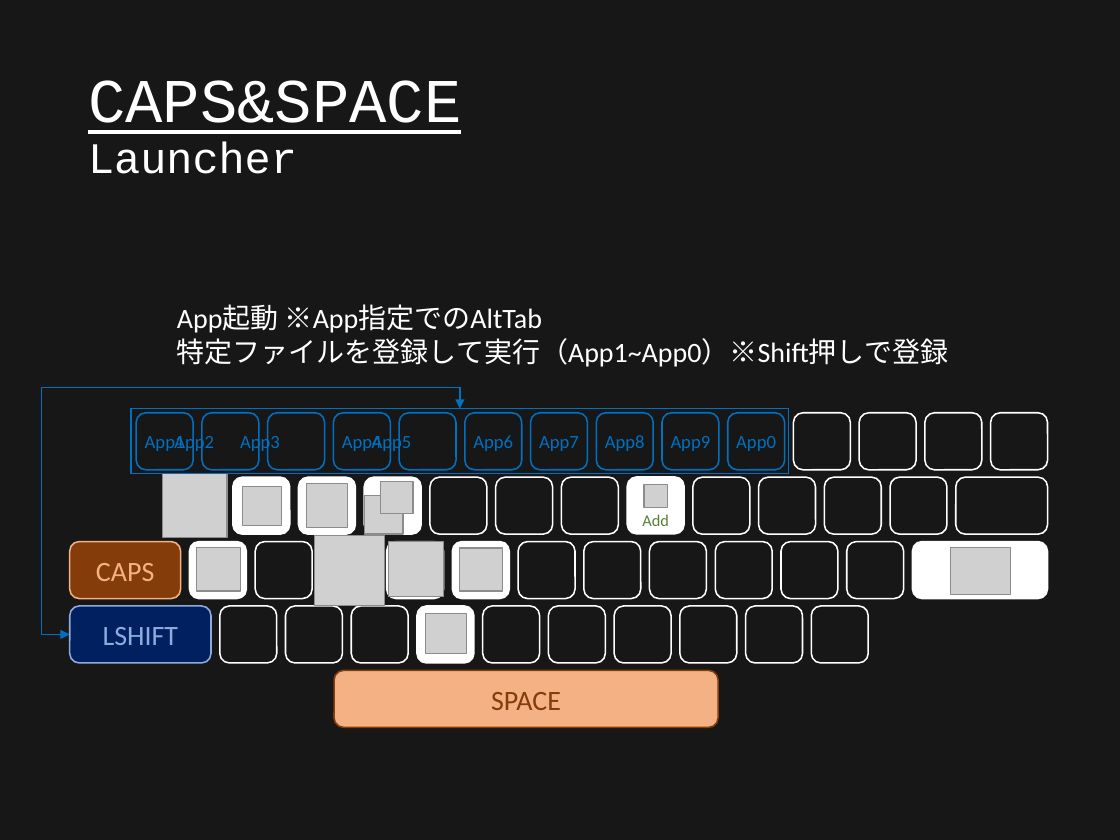
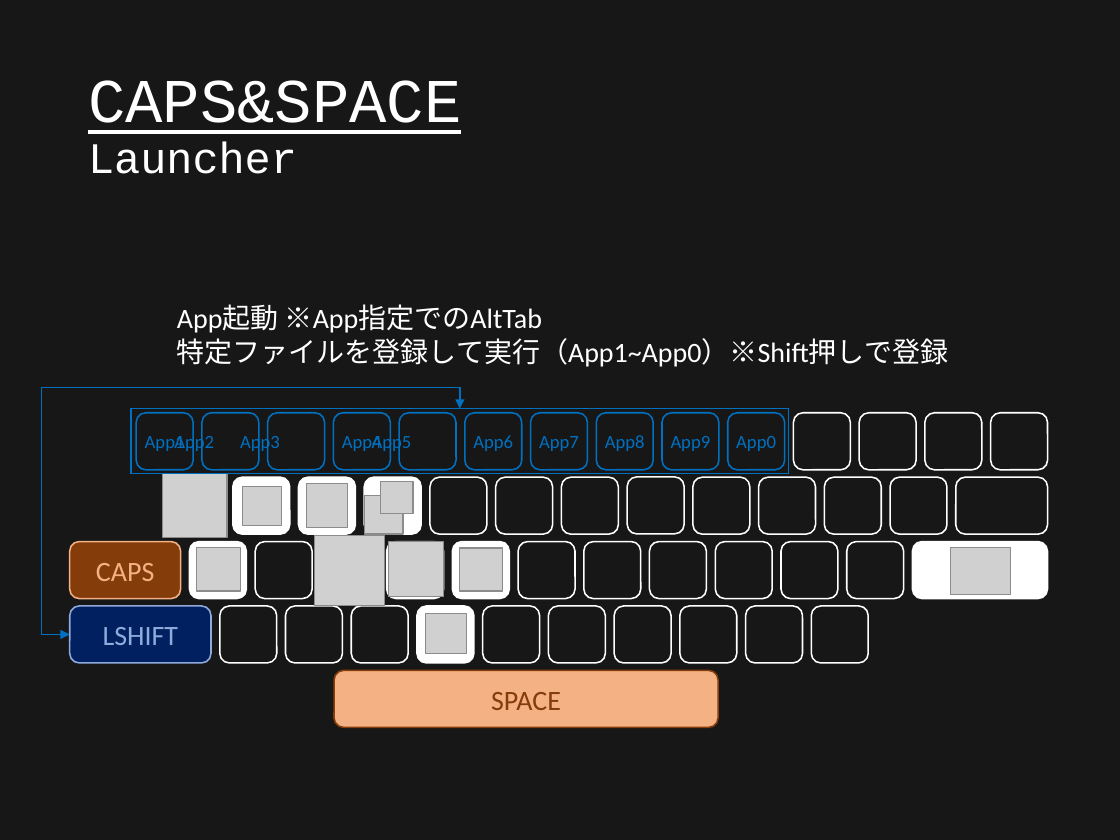
Before and after one commit to ittooo66/myAHK, a slide deck: slide 6 of MANUAL.pptx. Drawn at 1120x840 pixels with LibreOffice and Linux fonts; fonts in the diff are those of the drawing; grey boxes stand for pictures. Boxes give left, top, right and bottom in pixels: in the first picture for what was removed or moved away, otherwise in the second. Text is boxed around its words. In the diff, an @@ line names an element or a change of style, - is before the commit and + after.

```diff
--- a/MANUAL.pptx
+++ b/MANUAL.pptx
@@ rounded rectangle at bbox=[627, 477, 684, 534]: fill #FFFFFF to none @@
@@ picture removed at bbox=[644, 484, 668, 507] @@
@@ text in rounded rectangle at bbox=[642, 514, 668, 526]: text removed @@
-Add
```
Also in this commit, not shown: 3 other slides changed.
